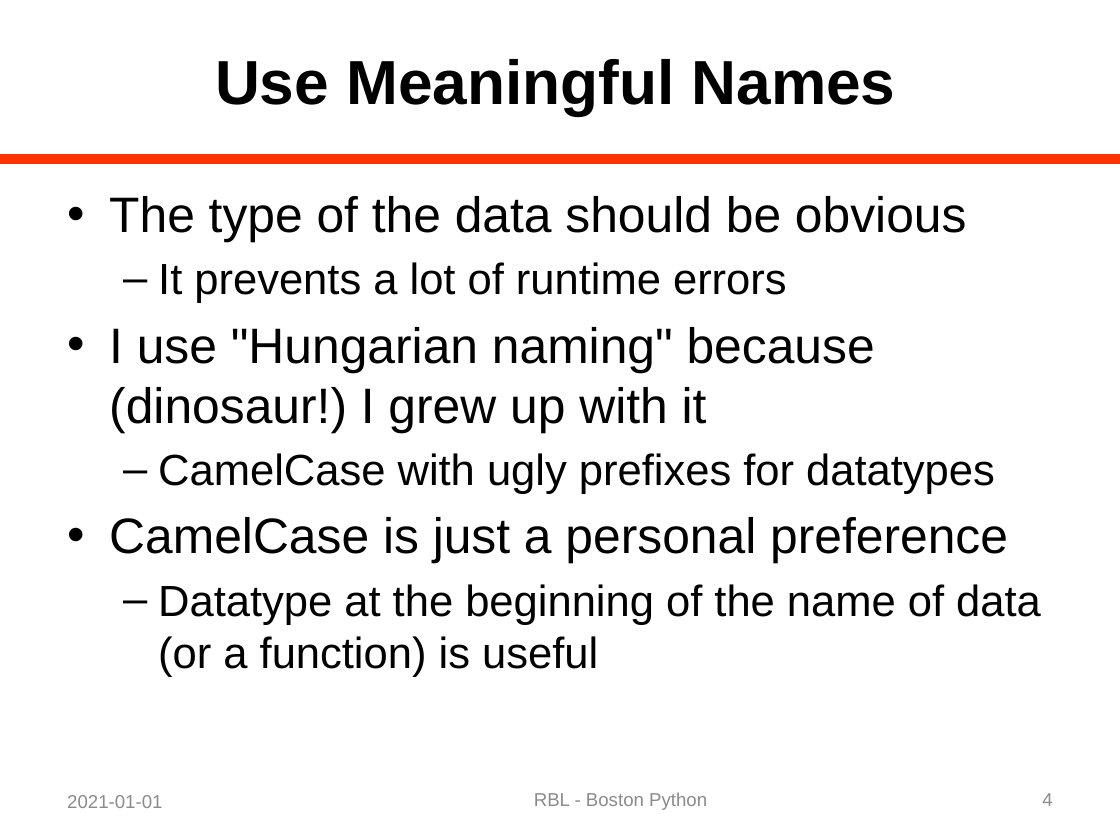
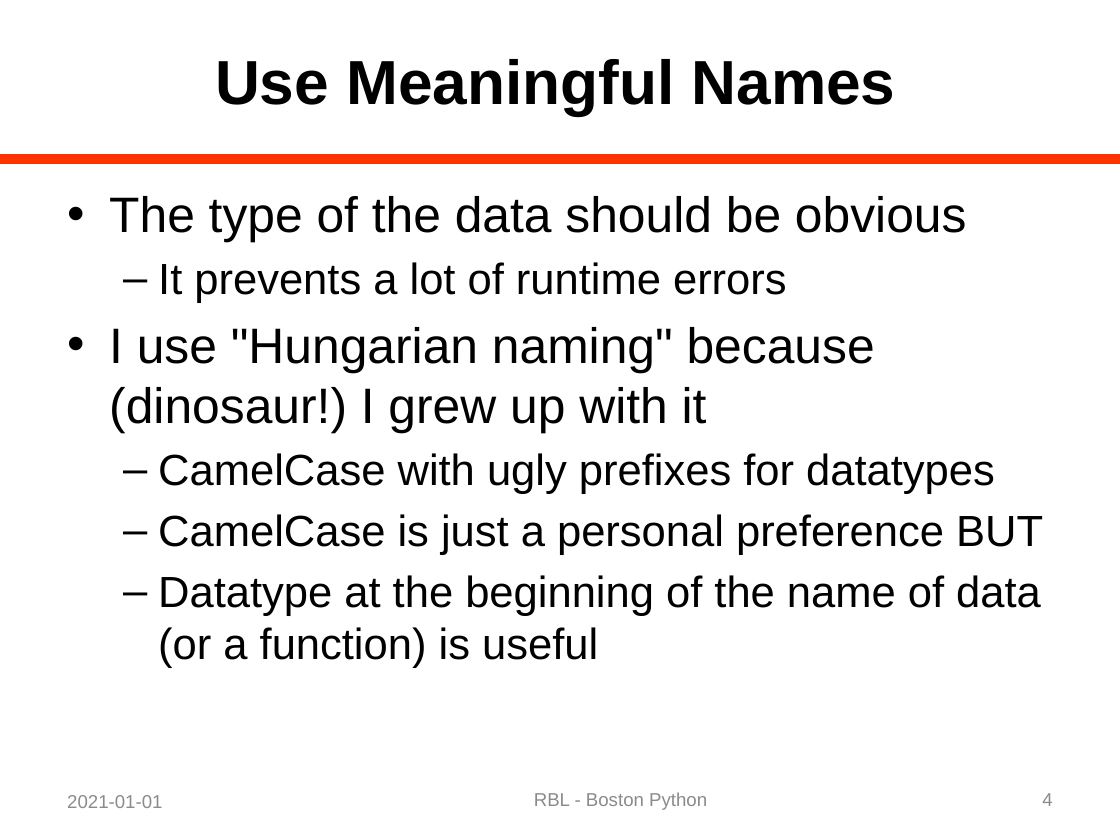
Before and after one commit to rblandau/NewTrace, a slide deck: slide 4 of docs/OfflineDebugging/A Dinosaur and a Python 02.pptx. Drawn at 1120x840 pixels with LibreOffice and Linux fonts; fonts in the diff are those of the drawing. Boxes give left, top, right and bottom in pixels: in the first picture for what was removed or moved away, otherwise in the second. Text is boxed around its words. In the diff, an @@ line names an element or a change of style, - is before the commit and + after.

```diff
--- a/docs/OfflineDebugging/A Dinosaur and a Python 02.pptx
+++ b/docs/OfflineDebugging/A Dinosaur and a Python 02.pptx
@@ text at (158,514,1043,555): text changed; size 32 to 28 pt @@
-• CamelCase is just a personal preference
+  – CamelCase is just a personal preference BUT
```
Also in this commit, not shown: 8 other slides changed, 15 slides removed, 4 other files.
